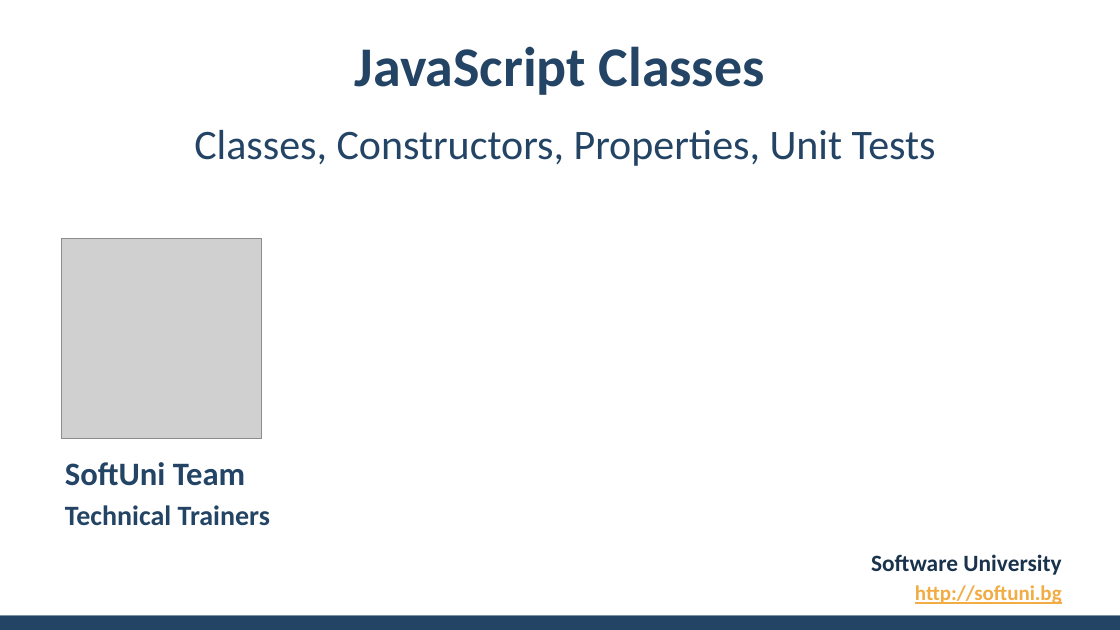
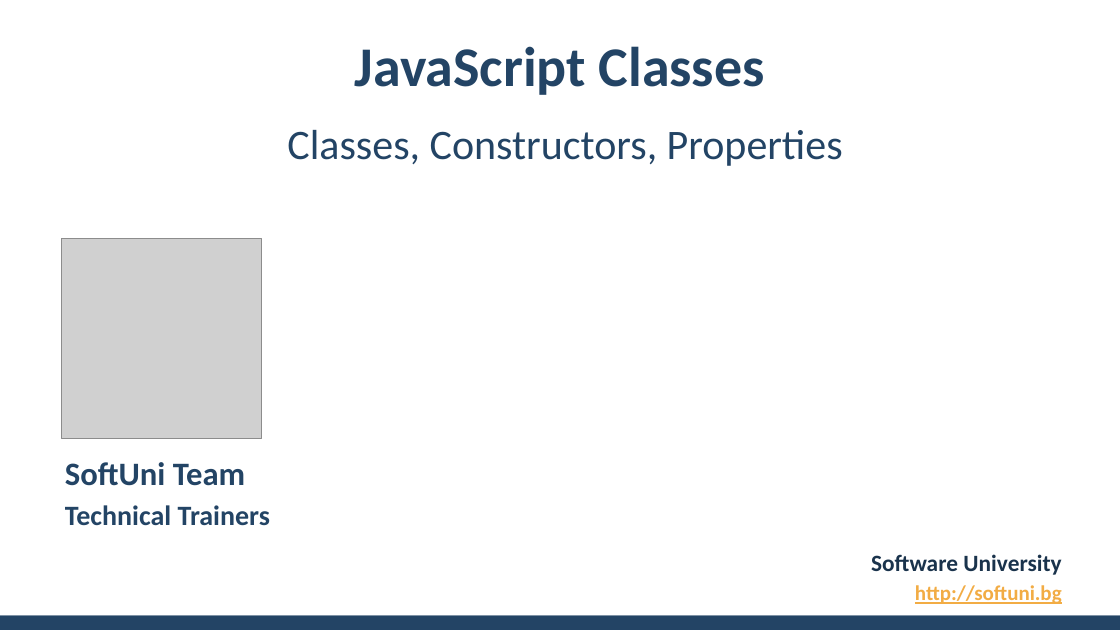
Before and after one commit to ErayErol/Software-University-Courses, a slide deck: slide 1 of JS Advanced - 2019.09.16/07. Classes/LAB/JS-Advanced-JS-Classes.pptx. Drawn at 1120x630 pixels with LibreOffice and Linux fonts; fonts in the diff are those of the drawing; grey boxes stand for pictures; background and template pictures are left out. Boxes give left, top, right and bottom in pixels: in the first picture for what was removed or moved away, otherwise in the second. Text is boxed around its words. In the diff, an @@ line names an element or a change of style, - is before the commit and + after.

```diff
--- a/JS Advanced - 2019.09.16/07. Classes/LAB/JS-Advanced-JS-Classes.pptx
+++ b/JS Advanced - 2019.09.16/07. Classes/LAB/JS-Advanced-JS-Classes.pptx
@@ subtitle at <box>287,130,843,166</box>: text changed @@
-Classes, Constructors, Properties, Unit Tests
+Classes, Constructors, Properties
```
Also in this commit, not shown: 22 other slides changed, 3 slides removed, 8 other files.
